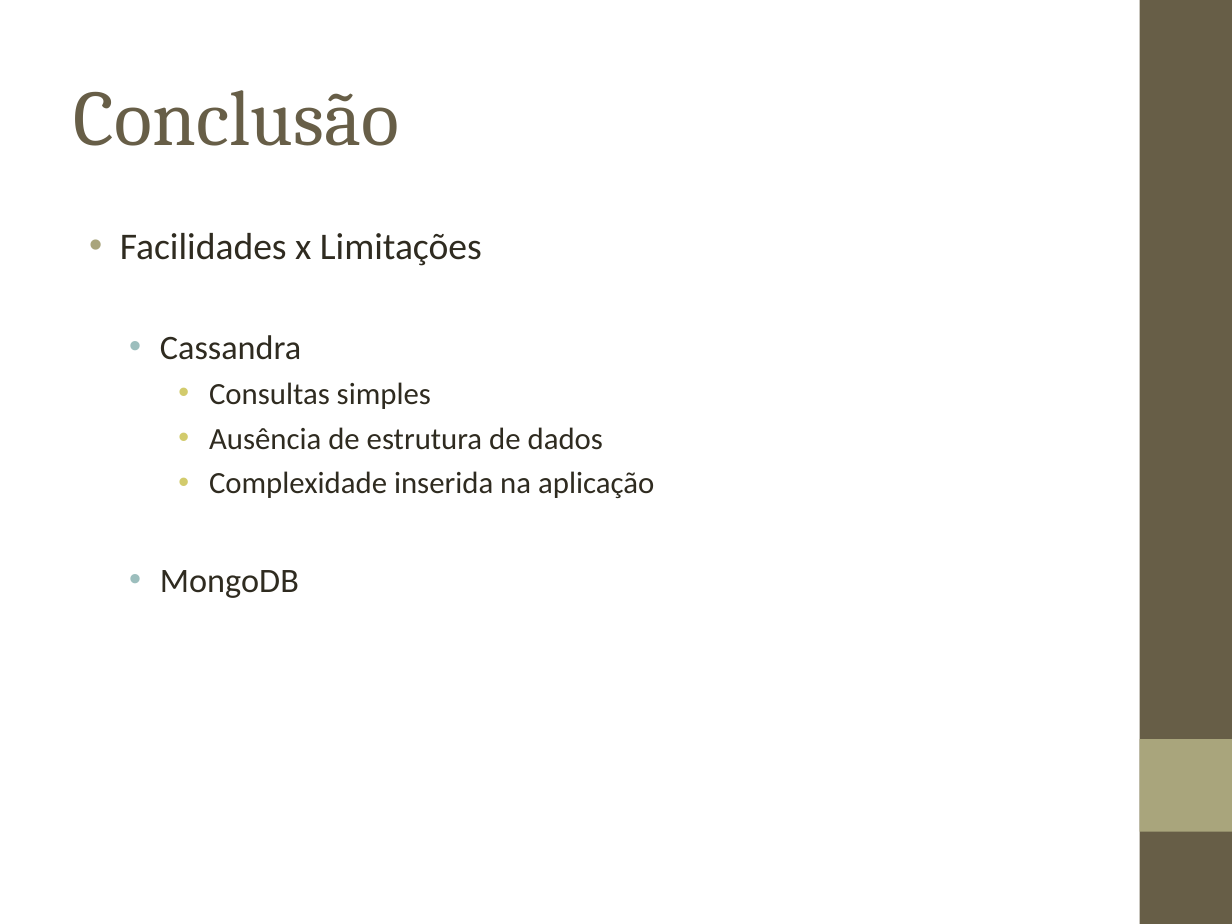
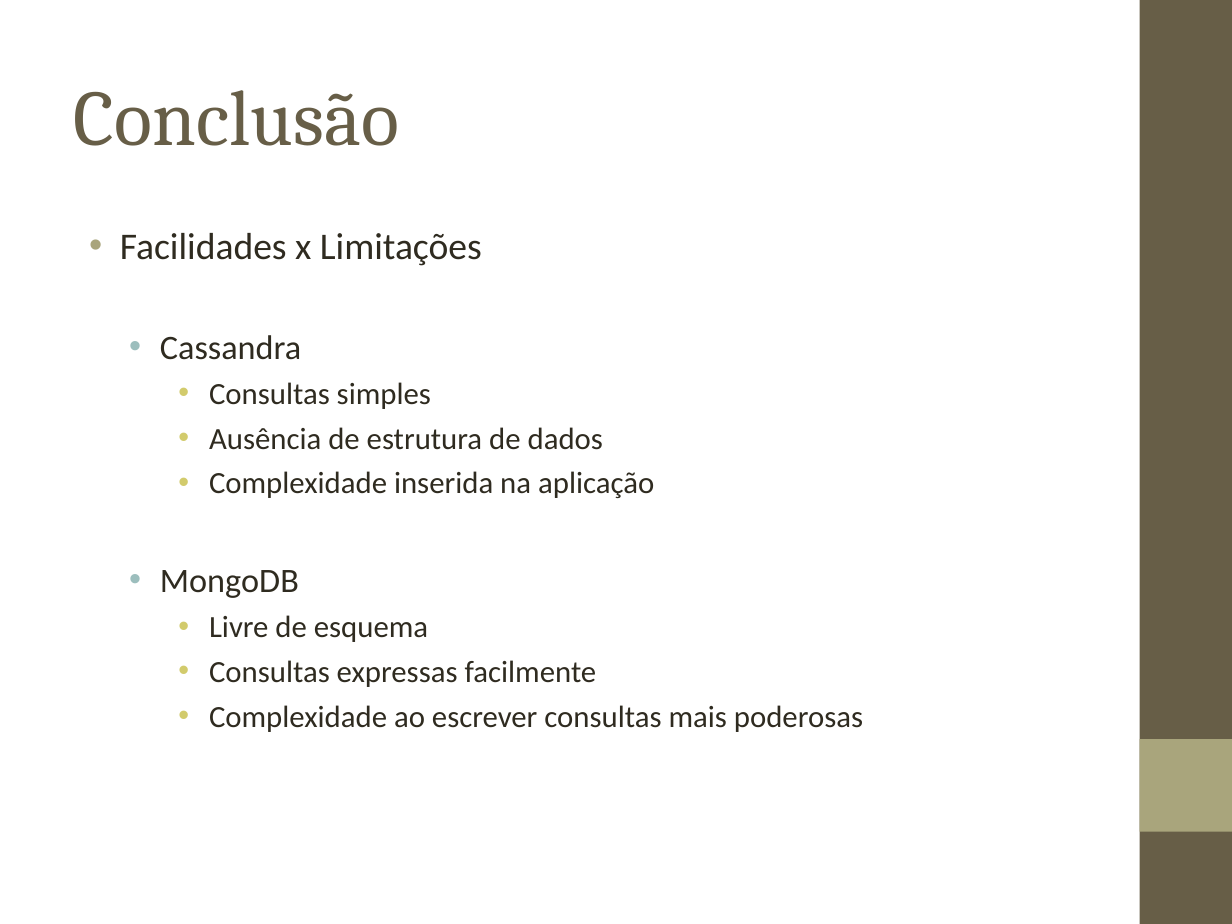
Before and after one commit to biacpaixao/Projeto_Final, a slide deck: slide 52 of apresentacao_projeto_final-v3.ppt. Drawn at 1232x924 pixels with LibreOffice and Linux fonts; fonts in the diff are those of the drawing; background and template pictures are left out. Boxes give left, top, right and bottom in pixels: in the first picture for what was removed or moved away, otherwise in the second. Text is boxed around its words. In the diff, an @@ line names an element or a change of style, - is before the commit and + after.

```diff
--- a/apresentacao_projeto_final-v3.ppt
+++ b/apresentacao_projeto_final-v3.ppt
@@ text at (x1=209, y1=615, x2=863, y2=732): paragraphs added @@
+    • Livre de esquema
+    • Consultas expressas facilmente
+    • Complexidade ao escrever consultas mais poderosas
```
Also in this commit, not shown: 5 other slides changed, 1 slide added.
